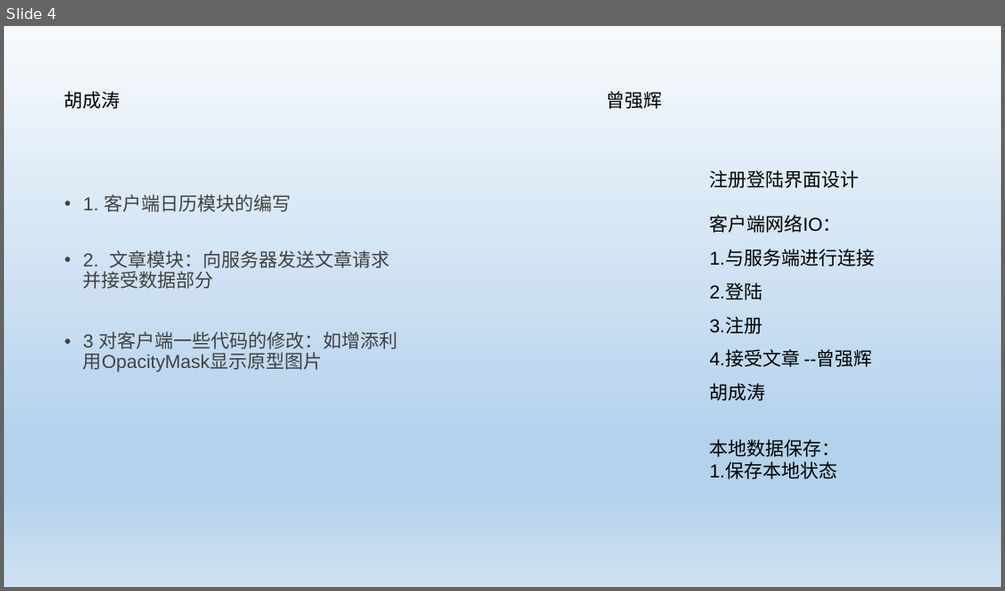
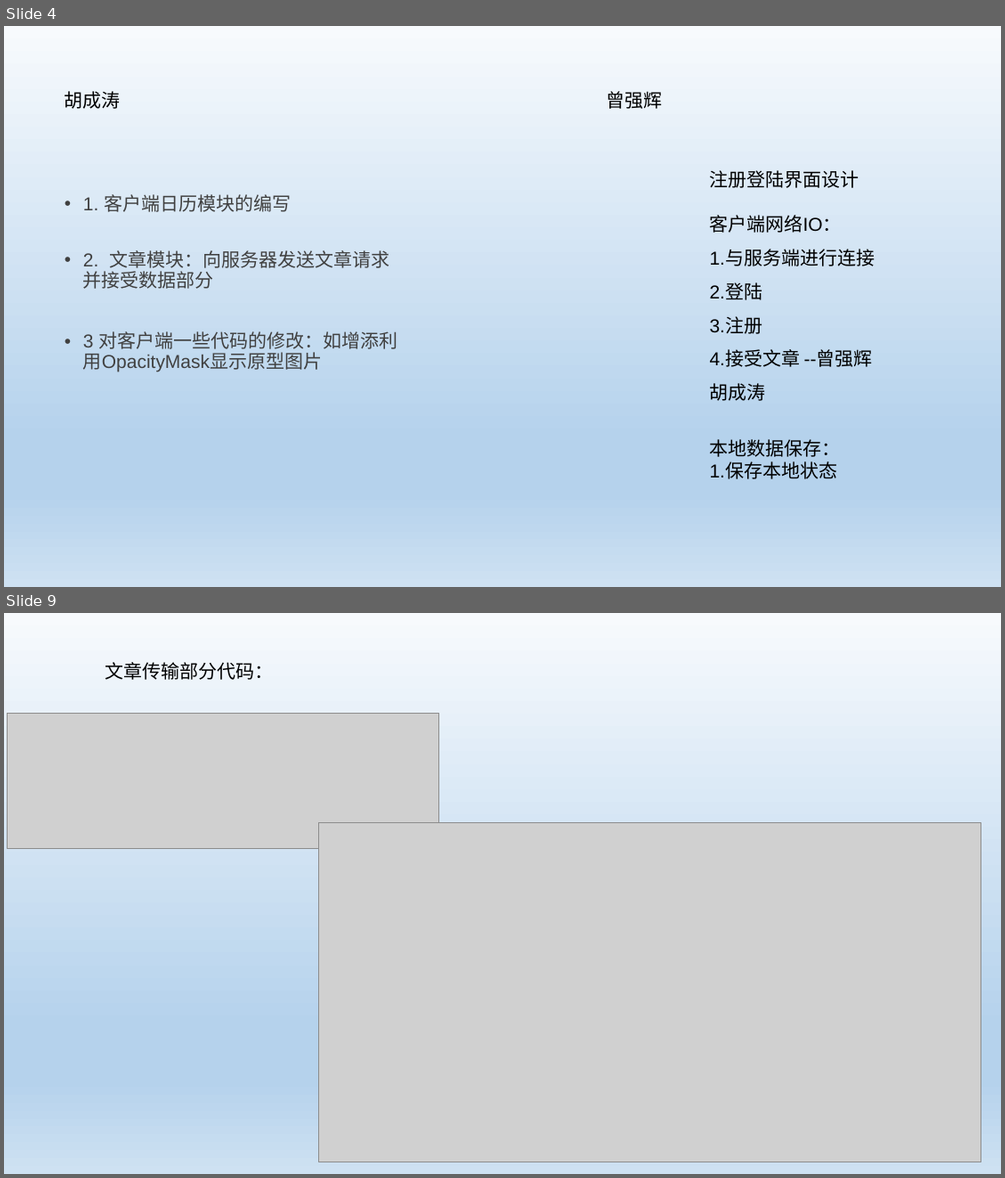
Before and after one commit to SPURSGO/PostgraduateApp, a slide deck: doc/总答辩.ptx.pptx. Shown one above the other, each under a label of ours: slide 4 before the commit, slides 4 and 9 after it; the slides between them are not shown. The pictures are 1005x591 and 1005x1178 pixels, drawn with LibreOffice and Linux fonts; fonts in the diff are those of the drawing; grey boxes stand for pictures. Boxes give left, top, right and bottom in pixels: in the first picture for what was removed or moved away, otherwise in the second. Text is boxed around its words. In the diff, an @@ line names an element or a change of style, - is before the commit and + after.

```diff
--- a/doc/总答辩.ptx.pptx
+++ b/doc/总答辩.ptx.pptx
@@ slide 9 added at bbox=[4, 613, 1001, 1174], background gradient #F7FAFD to #B5D2EC to #CEE1F2 @@
@@ text added at bbox=[105, 662, 273, 680], 18 pt, text #000000 @@
+文章传输部分代码：
@@ picture added at bbox=[8, 714, 439, 848] @@
@@ picture added at bbox=[319, 823, 980, 1162] @@
```
Also in this commit, not shown: 5 slides changed, 4 other slides added, 2 other files.
